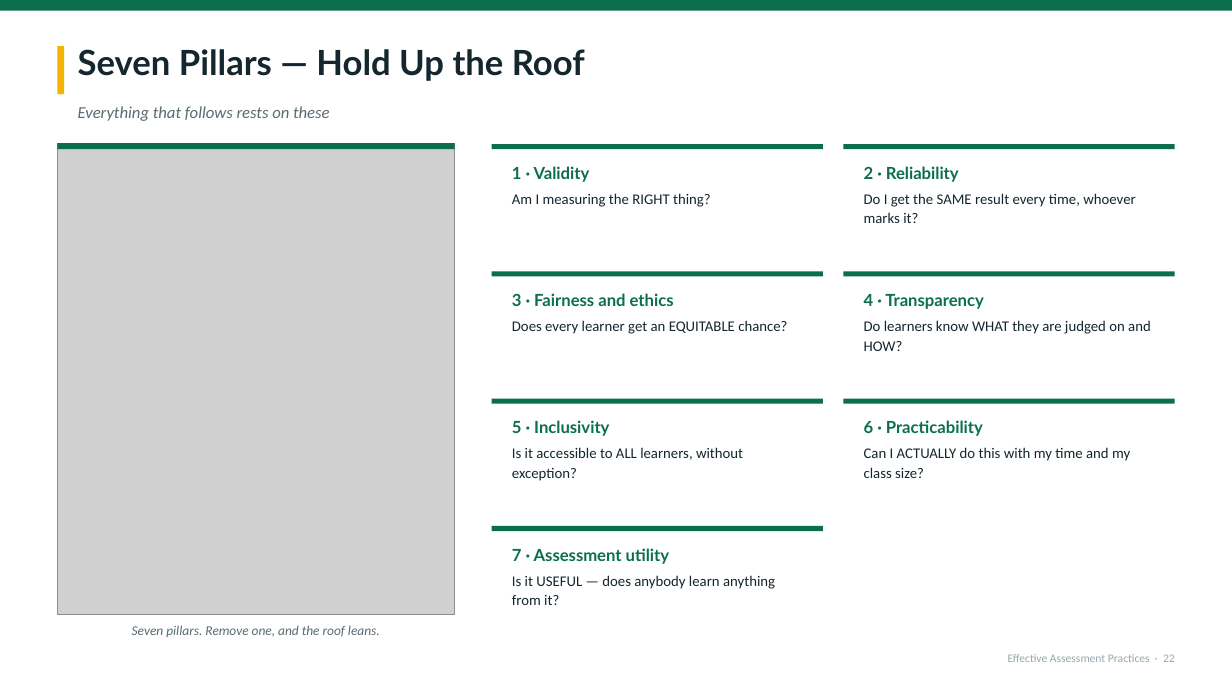
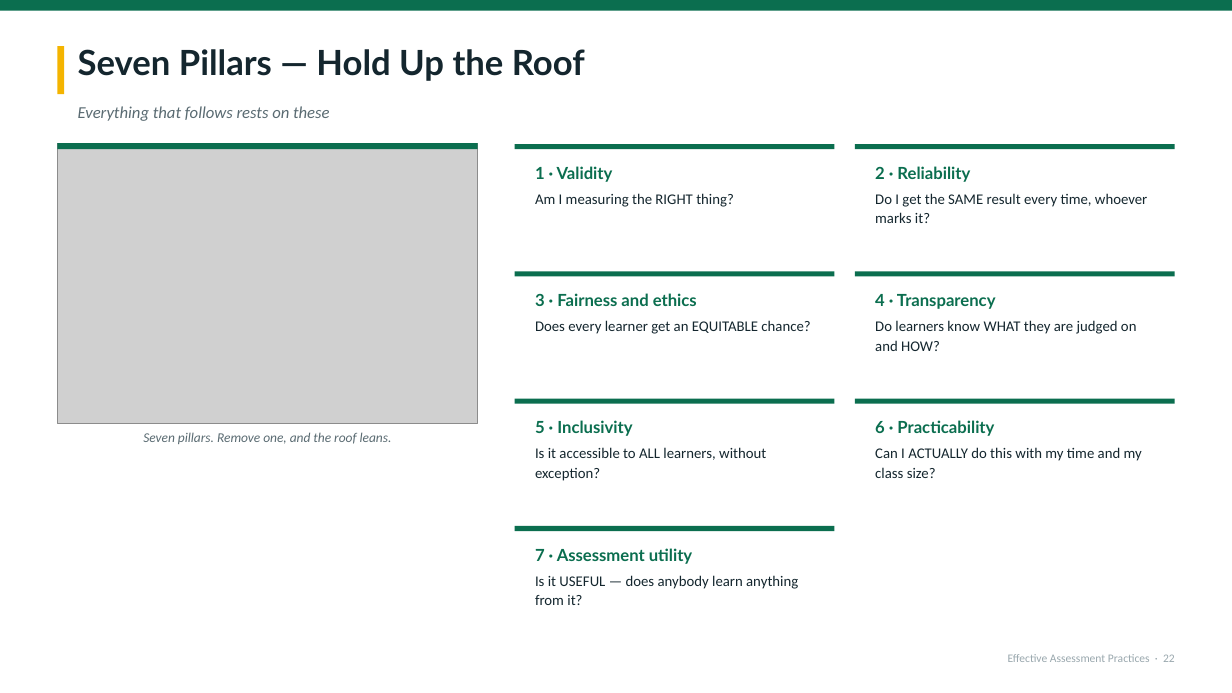
Before and after one commit to kumahemmanuel69-oss/Keelson-ACADEX, a slide deck: slide 22 of deliverables/Effective-Assessment-Practices-KATON-2026.pptx. Drawn at 1232x693 pixels with LibreOffice and Linux fonts; fonts in the diff are those of the drawing; grey boxes stand for pictures. Boxes give left, top, right and bottom in pixels: in the first picture for what was removed or moved away, otherwise in the second. Text is boxed around its words. In the diff, an @@ line names an element or a change of style, - is before the commit and + after.

```diff
--- a/deliverables/Effective-Assessment-Practices-KATON-2026.pptx
+++ b/deliverables/Effective-Assessment-Practices-KATON-2026.pptx
@@ picture: place and size @@
-picture at box(57, 143, 455, 615)
+picture at box(57, 143, 478, 423)
@@ rectangle: place and size @@
-rectangle at box(57, 143, 455, 150)
+rectangle at box(57, 143, 478, 150)
@@ rounded rectangle: place and size @@
-rounded rectangle at box(492, 144, 823, 261)
+rounded rectangle at box(515, 144, 835, 261)
@@ rectangle: place and size @@
-rectangle at box(492, 144, 823, 150)
+rectangle at box(515, 144, 835, 150)
@@ rounded rectangle: place and size @@
-rounded rectangle at box(844, 144, 1176, 261)
+rounded rectangle at box(855, 144, 1175, 261)
@@ rectangle: place and size @@
-rectangle at box(844, 144, 1176, 150)
+rectangle at box(855, 144, 1175, 150)
@@ text "1 · Validity": place and size @@
-text "1 · Validity" at box(512, 166, 711, 207)
+text "1 · Validity" at box(535, 166, 734, 207)
@@ text "2 · Reliability": place and size @@
-text "2 · Reliability" at box(864, 166, 1135, 223)
+text "2 · Reliability" at box(875, 166, 1147, 223)
@@ rounded rectangle: place and size @@
-rounded rectangle at box(492, 272, 823, 388)
+rounded rectangle at box(515, 272, 835, 388)
@@ rectangle: place and size @@
-rectangle at box(492, 272, 823, 277)
+rectangle at box(515, 272, 835, 277)
@@ text "3 · Fairness and ethics": place and size @@
-text "3 · Fairness and ethics" at box(512, 293, 787, 334)
+text "3 · Fairness and ethics" at box(535, 293, 810, 334)
@@ rounded rectangle: place and size @@
-rounded rectangle at box(844, 272, 1176, 388)
+rounded rectangle at box(855, 272, 1175, 388)
@@ rectangle: place and size @@
-rectangle at box(844, 272, 1176, 277)
+rectangle at box(855, 272, 1175, 277)
@@ text "4 · Transparency" rewrapped from box(864, 294, 1151, 351) to box(875, 294, 1137, 351) @@
@@ rounded rectangle: place and size @@
-rounded rectangle at box(492, 398, 823, 515)
+rounded rectangle at box(515, 398, 835, 515)
@@ rectangle: place and size @@
-rectangle at box(492, 398, 823, 404)
+rectangle at box(515, 398, 835, 404)
@@ text "5 · Inclusivity": place and size @@
-text "5 · Inclusivity" at box(512, 420, 743, 481)
+text "5 · Inclusivity" at box(535, 420, 766, 481)
@@ rounded rectangle: place and size @@
-rounded rectangle at box(844, 398, 1176, 515)
+rounded rectangle at box(855, 398, 1175, 515)
@@ rectangle: place and size @@
-rectangle at box(844, 398, 1176, 404)
+rectangle at box(855, 398, 1175, 404)
@@ text "6 · Practicability": place and size @@
-text "6 · Practicability" at box(864, 420, 1130, 478)
+text "6 · Practicability" at box(875, 420, 1142, 478)
@@ text "Seven pillars. Remove one, and ...": place and size @@
-text "Seven pillars. Remove one, and ..." at box(132, 625, 380, 637)
+text "Seven pillars. Remove one, and ..." at box(143, 432, 392, 444)
@@ rounded rectangle: place and size @@
-rounded rectangle at box(492, 526, 823, 642)
+rounded rectangle at box(515, 526, 835, 642)
@@ rectangle: place and size @@
-rectangle at box(492, 526, 823, 531)
+rectangle at box(515, 526, 835, 531)
@@ text "7 · Assessment utility": place and size @@
-text "7 · Assessment utility" at box(512, 548, 775, 605)
+text "7 · Assessment utility" at box(535, 548, 798, 605)
```
Also in this commit, not shown: 20 other slides changed, 2 other files.
